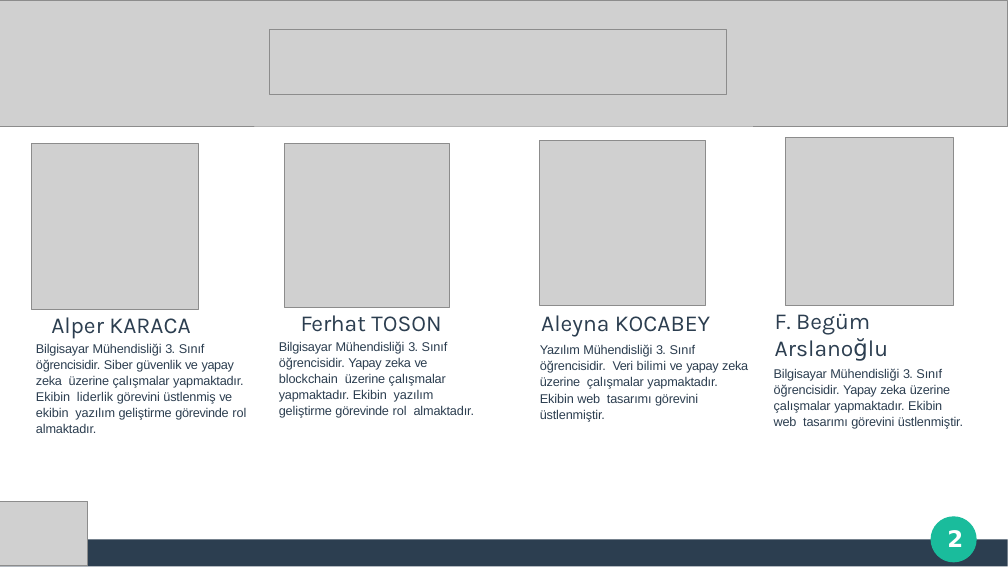
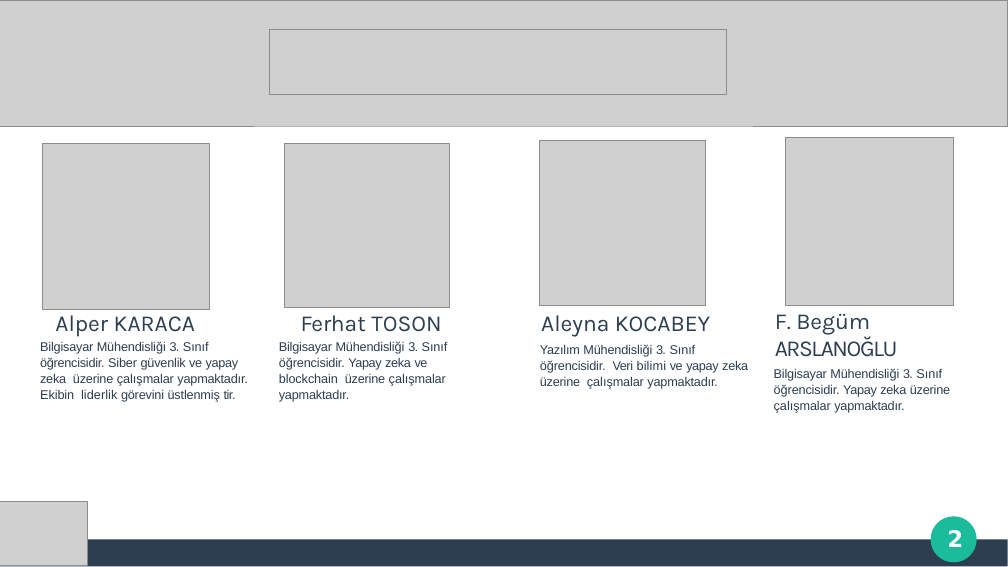
Before and after one commit to thealper2/gat0r-nlp, a slide deck: slide 2 of GATOR_Sunum.pptx. Drawn at 1008x567 pixels with LibreOffice and Linux fonts; fonts in the diff are those of the drawing; grey boxes stand for pictures. Boxes give left, top, right and bottom in pixels: in the first picture for what was removed or moved away, otherwise in the second. Text is boxed around its words. In the diff, an @@ line names an element or a change of style, - is before the commit and + after.

```diff
--- a/GATOR_Sunum.pptx
+++ b/GATOR_Sunum.pptx
@@ picture moved from (x1=31, y1=143, x2=198, y2=310) to (x1=42, y1=143, x2=209, y2=310) @@
@@ text at (x1=774, y1=314, x2=950, y2=413): text changed @@
-F. Begüm Arslanoğlu
-Bilgisayar Mühendisliği 3. Sınıf öğrencisidir. Yapay zeka üzerine çalışmalar yapmaktadır. Ekibin web tasarımı görevini üstlenmiştir.
+F. Begüm ARSLANOĞLU
+Bilgisayar Mühendisliği 3. Sınıf öğrencisidir. Yapay zeka üzerine çalışmalar yapmaktadır.
@@ text at (x1=40, y1=341, x2=247, y2=402): text changed @@
-Bilgisayar Mühendisliği 3. Sınıf öğrencisidir. Siber güvenlik ve yapay zeka üzerine çalışmalar yapmaktadır. Ekibin liderlik görevini üstlenmiş ve ekibin yazılım geliştirme görevinde rol almaktadır.
+Bilgisayar Mühendisliği 3. Sınıf öğrencisidir. Siber güvenlik ve yapay zeka üzerine çalışmalar yapmaktadır. Ekibin liderlik görevini üstlenmiş tir.
@@ text at (x1=279, y1=341, x2=448, y2=386): text changed @@
-Bilgisayar Mühendisliği 3. Sınıf öğrencisidir. Yapay zeka ve blockchain üzerine çalışmalar yapmaktadır. Ekibin yazılım geliştirme görevinde rol almaktadır.
+Bilgisayar Mühendisliği 3. Sınıf öğrencisidir. Yapay zeka ve blockchain üzerine çalışmalar yapmaktadır.
@@ text at (x1=540, y1=344, x2=748, y2=389): text changed @@
-Yazılım Mühendisliği 3. Sınıf öğrencisidir. Veri bilimi ve yapay zeka üzerine çalışmalar yapmaktadır. Ekibin web tasarımı görevini üstlenmiştir.
+Yazılım Mühendisliği 3. Sınıf öğrencisidir. Veri bilimi ve yapay zeka üzerine çalışmalar yapmaktadır.
```
Also in this commit, not shown: 2 other slides changed, 9 slides added, 10 slides removed.
